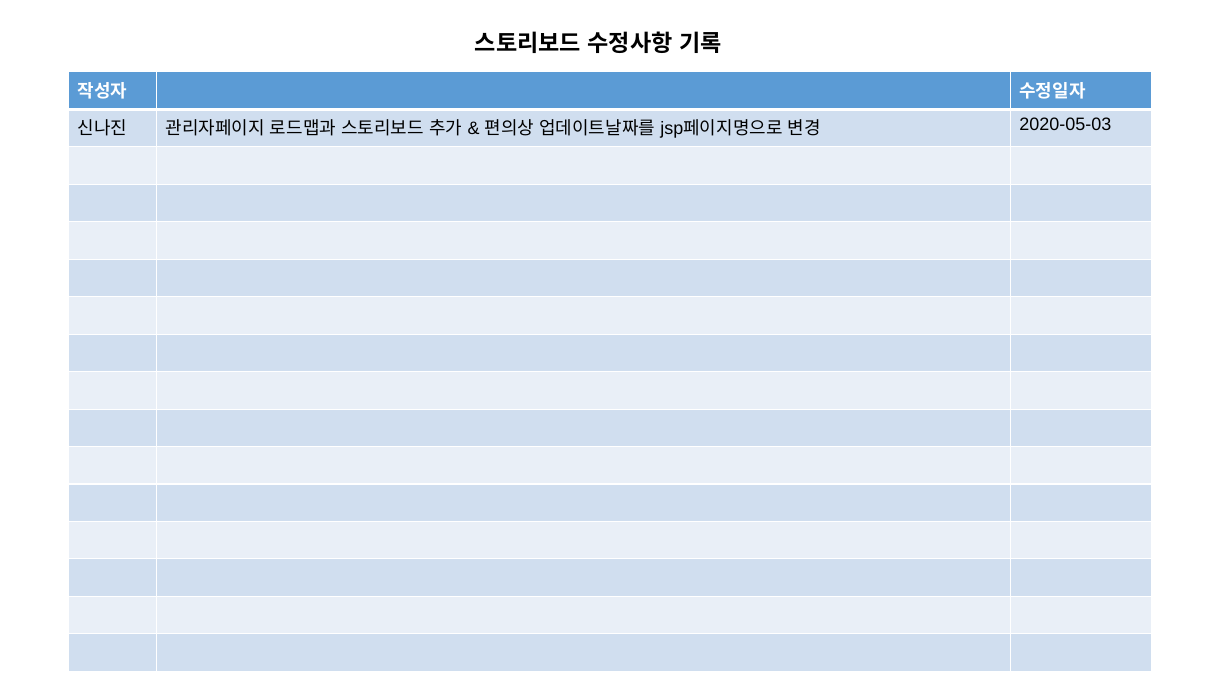
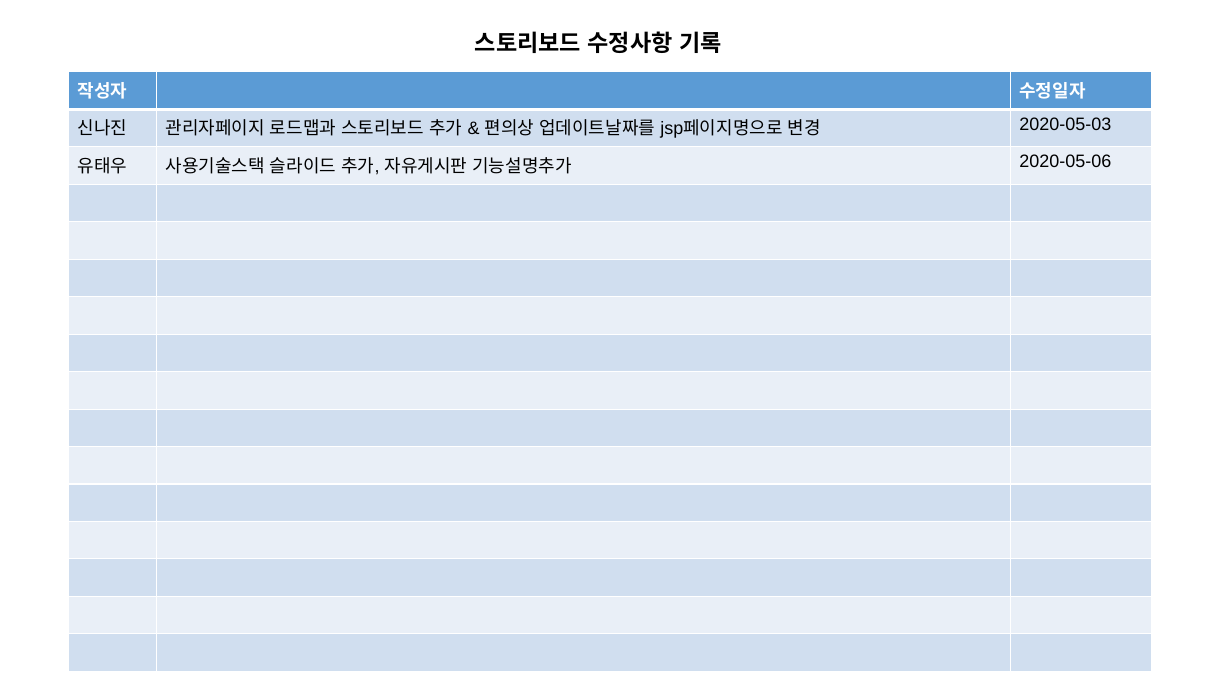
Before and after one commit to aa991102/kospiece, a slide deck: slide 1 of PersonalFolder/modeling/코스피스-스토리보드-통합.pptx. Drawn at 1232x693 pixels with LibreOffice and Linux fonts; fonts in the diff are those of the drawing. Boxes give left, top, right and bottom in pixels: in the first picture for what was removed or moved away, otherwise in the second. Text is boxed around its words. In the diff, an @@ line names an element or a change of style, - is before the commit and + after.

Commit message:
스토리보드 내용 추가

```diff
--- a/PersonalFolder/modeling/코스피스-스토리보드-통합.pptx
+++ b/PersonalFolder/modeling/코스피스-스토리보드-통합.pptx
@@ table at (68, 72, 1152, 672) @@
+row 3: 유태우 | 사용기술스택 슬라이드 추가, 자유게시판 기능설명추가 | 2020-05-06
-row 16:  |  | 
```
Also in this commit, not shown: 3 other slides changed, 1 slide added, 2 other files.
